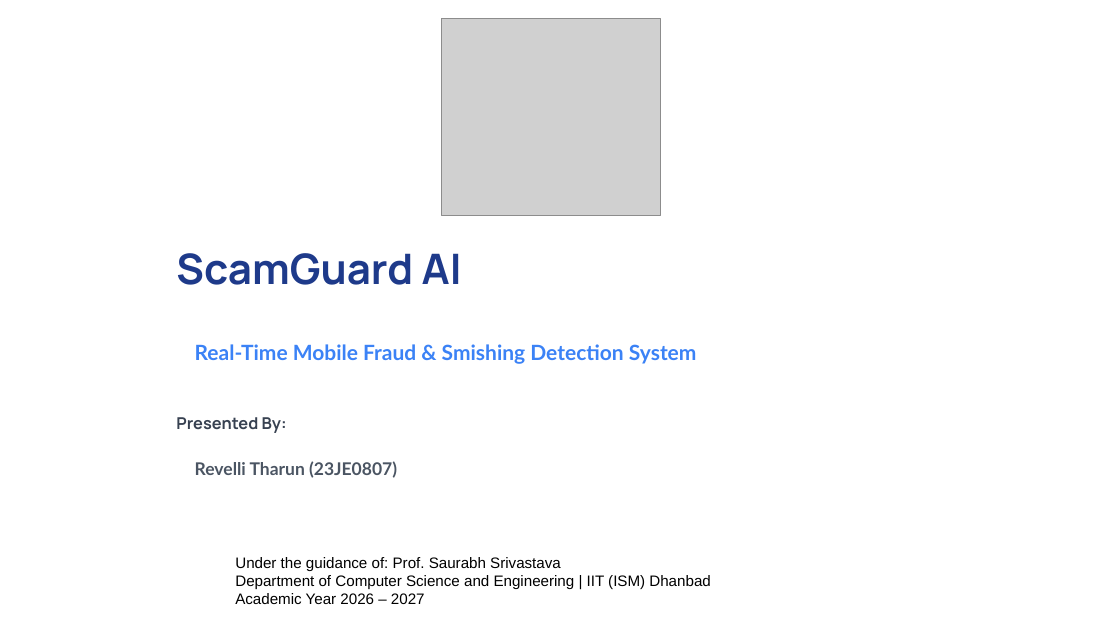
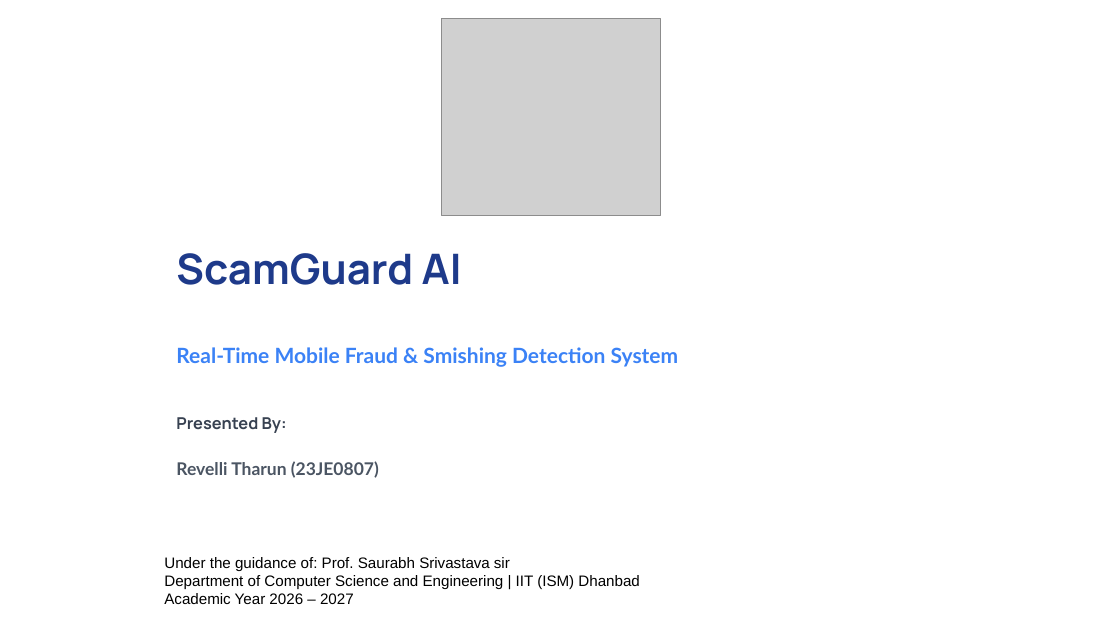
Before and after one commit to Tharunrevelli/ScamGuard-AI, a slide deck: slide 1 of thesis/ScamGuard_AI_Presentation.pptx. Drawn at 1120x630 pixels with LibreOffice and Linux fonts; fonts in the diff are those of the drawing; grey boxes stand for pictures; background and template pictures are left out. Boxes give left, top, right and bottom in pixels: in the first picture for what was removed or moved away, otherwise in the second. Text is boxed around its words. In the diff, an @@ line names an element or a change of style, - is before the commit and + after.

```diff
--- a/thesis/ScamGuard_AI_Presentation.pptx
+++ b/thesis/ScamGuard_AI_Presentation.pptx
@@ text "Real-Time Mobile Fraud & Smishing ...": place and size @@
-text "Real-Time Mobile Fraud & Smishing ..." at [195,344,697,364]
+text "Real-Time Mobile Fraud & Smishing ..." at [176,347,679,367]
@@ text "Revelli Tharun (23JE0807)": place and size @@
-text "Revelli Tharun (23JE0807)" at [195,461,397,478]
+text "Revelli Tharun (23JE0807)" at [176,461,379,478]
@@ text "Under the guidance of: Prof. ...": place and size @@
-text "Under the guidance of: Prof. ..." at [235,557,710,604]
+text "Under the guidance of: Prof. ..." at [164,557,639,604]
@@ text at [164,557,510,571]: text changed @@
-Under the guidance of: Prof. Saurabh Srivastava
+Under the guidance of: Prof. Saurabh Srivastava sir
```
Also in this commit, not shown: 4 other slides changed, 2 other files.
